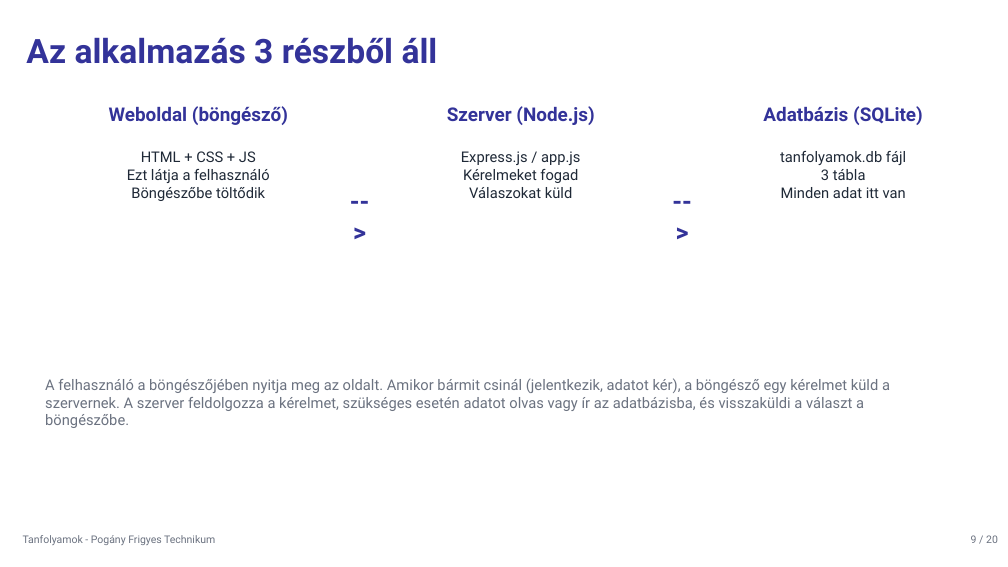
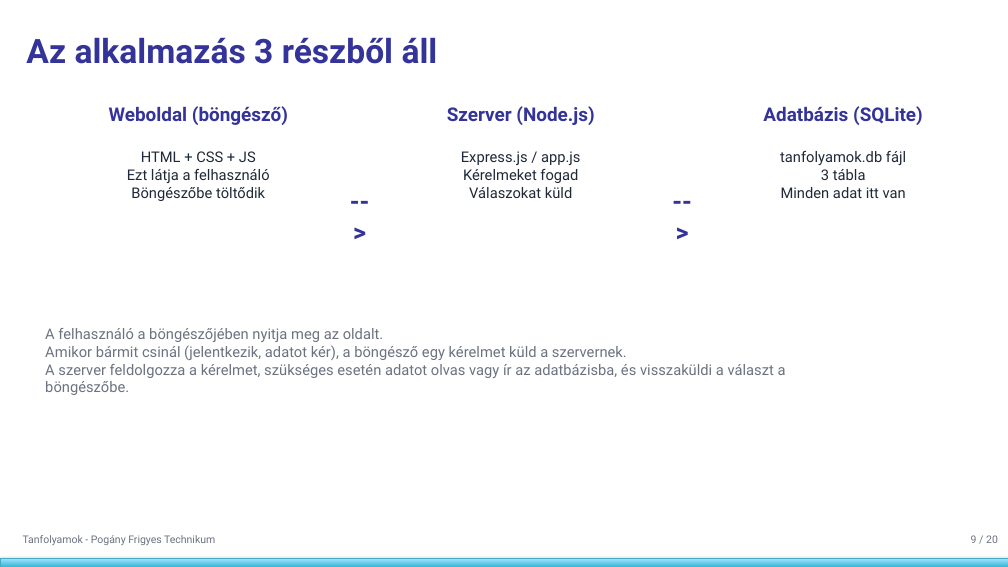
Before and after one commit to vargamatyas109-web/Tanfolyamok, a slide deck: slide 9 of Tanfolyamok_prezentacio.pptx. Drawn at 1008x567 pixels with LibreOffice and Linux fonts; fonts in the diff are those of the drawing. Boxes give left, top, right and bottom in pixels: in the first picture for what was removed or moved away, otherwise in the second. Text is boxed around its words. In the diff, an @@ line names an element or a change of style, - is before the commit and + after.

```diff
--- a/Tanfolyamok_prezentacio.pptx
+++ b/Tanfolyamok_prezentacio.pptx
@@ text at [45,328,786,395]: text changed @@
-A felhasználó a böngészőjében nyitja meg az oldalt. Amikor bármit csinál (jelentkezik, adatot kér), a böngésző egy kérelmet küld a szervernek. A szerver feldolgozza a kérelmet, szükséges esetén adatot olvas vagy ír az adatbázisba, és visszaküldi a választ a böngészőbe.
+A felhasználó a böngészőjében nyitja meg az oldalt.
+Amikor bármit csinál (jelentkezik, adatot kér), a böngésző egy kérelmet küld a szervernek.
+A szerver feldolgozza a kérelmet, szükséges esetén adatot olvas vagy ír az adatbázisba, és visszaküldi a választ a böngészőbe.
@@ rectangle added at [0,558,1008,567], fill gradient #39B7D8 to #A7E6FF, outline #46AAC5 0.75 pt @@
```
Also in this commit, not shown: 13 other slides changed.
